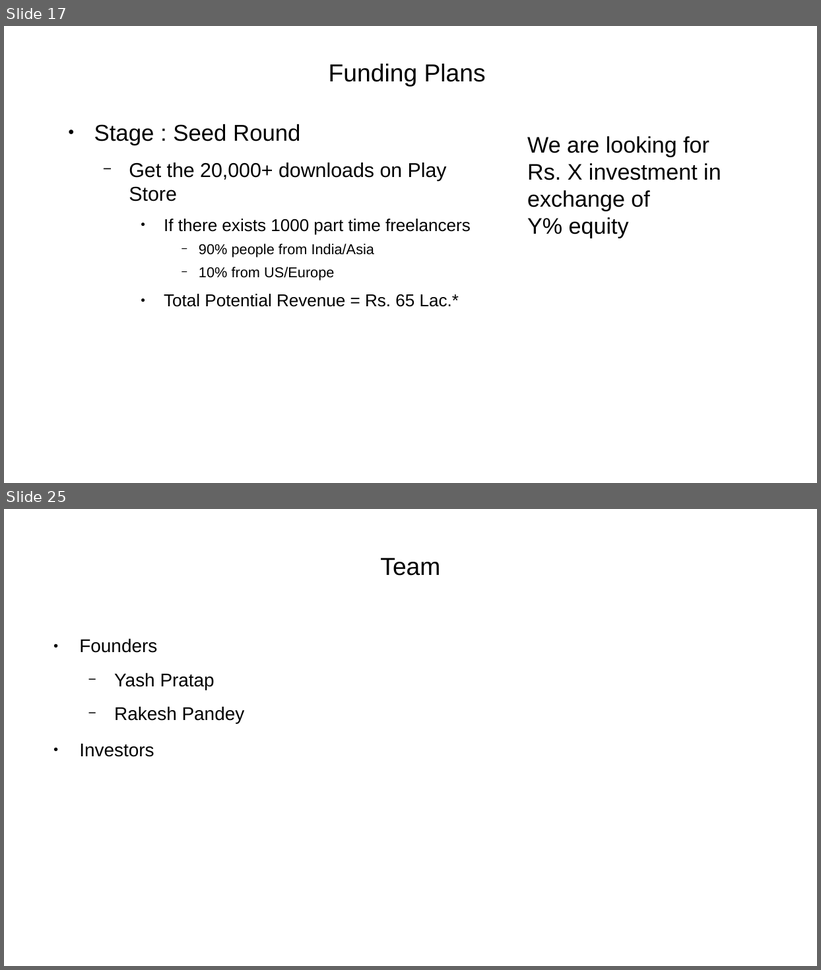
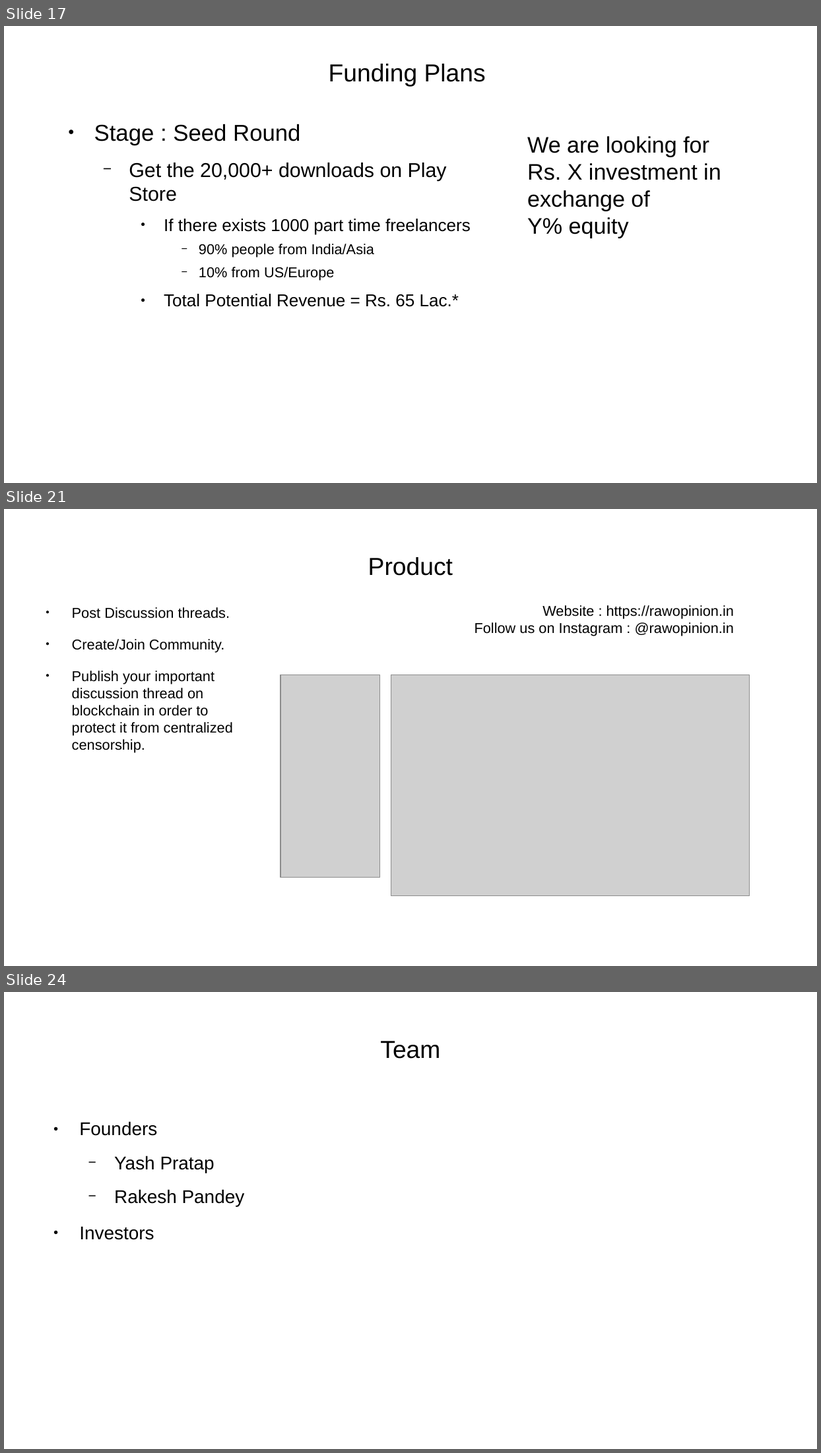
Before and after one commit to yashp241195/startupPitch, a slide deck: pitch.odp. Shown one above the other, each under a label of ours: slides 17 and 25 before the commit, slides 17, 21 and 24 after it; the slides between them are not shown. The pictures are 821x970 and 821x1453 pixels, drawn with LibreOffice and Linux fonts; fonts in the diff are those of the drawing; grey boxes stand for pictures. Boxes give left, top, right and bottom in pixels: in the first picture for what was removed or moved away, otherwise in the second. Text is boxed around its words. In the diff, an @@ line names an element or a change of style, - is before the commit and + after.

```diff
--- a/pitch.odp
+++ b/pitch.odp
@@ slide 21 added at [4,509,817,966], background #FFFFFF @@
@@ title added at [368,557,453,576], 24 pt, text #000000 @@
+Product
@@ text added at [72,607,233,753], 14 pt, text #000000 @@
+● Post Discussion threads.
+● Create/Join Community.
+● Publish your important discussion thread on blockchain in order to protect it from centralized censorship.
@@ text added at [475,605,734,636], 14 pt, text #000000 @@
+Website : https://rawopinion.in
+Follow us on Instagram : @rawopinion.in
@@ picture added at [281,675,380,878] @@
@@ picture added at [391,675,749,896] @@
@@ what was slide 25 is now slide 24 @@
```
Also in this commit, not shown: 9 slides changed, 2 other slides added, 4 slides removed, 1 other file.
